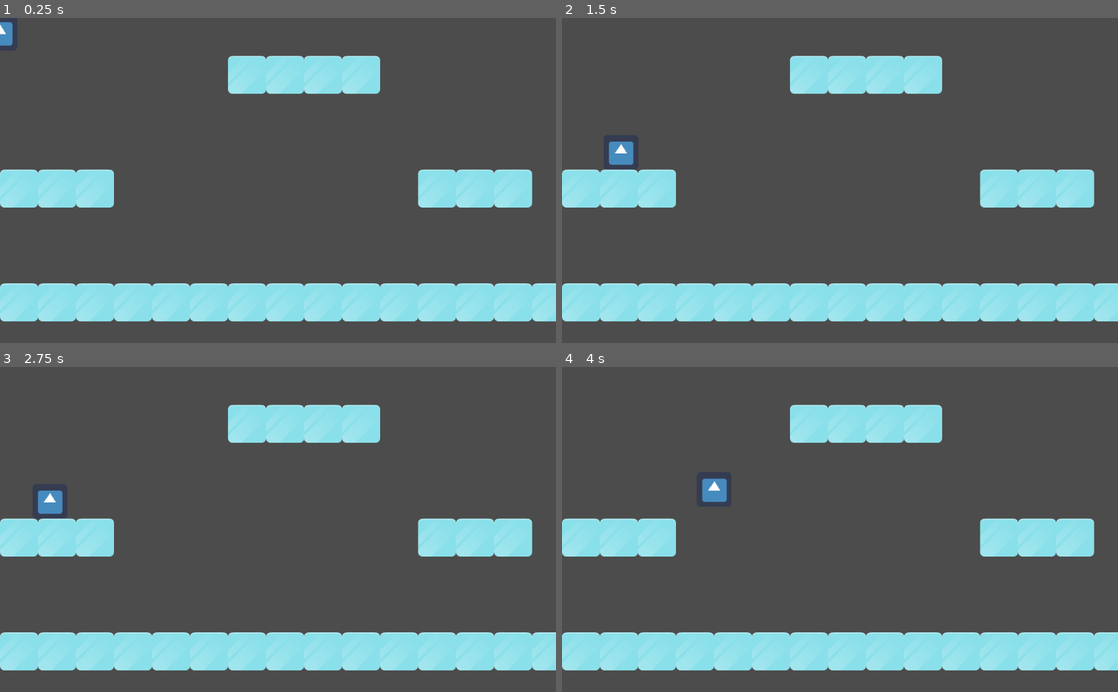
Above: before the commit, frames 1-4 (two rows, left to right).
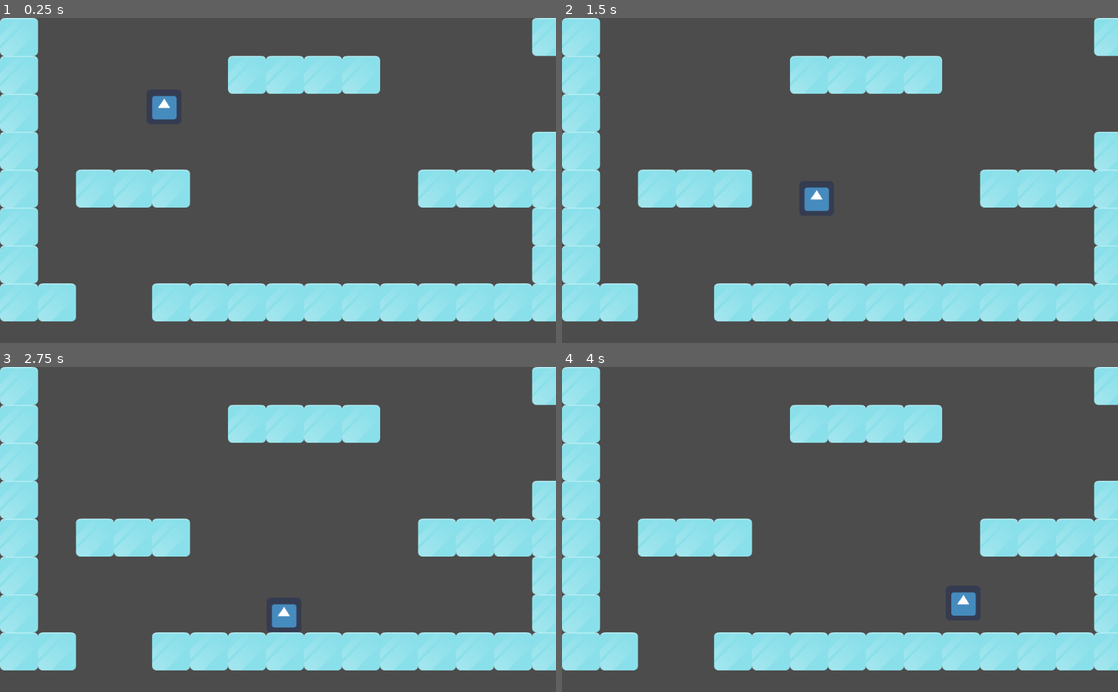
Above: after the commit, the same moments.

Repository: elmartirta/gmtk-game-jam-2020
Game: Godot game, scene res://Main.tscn
The game is run twice, just before and just after one commit, with the same random seed, the same clock (stepped at 60 frames per second) and the same inputs. The engine's default icon, where the game draws it, is replaced by a stand-in: a white triangle on a blue panel in a dark square.
Inputs:
- Up to frame 1 (0.25 s): no input
- Up to frame 2 (1.5 s): hold Right (ui_right) 0.53-1.28 s; hold Left (ui_left) from 1.28 s (still down)
- Up to frame 3 (2.75 s): release Left (ui_left) at 2.03 s; hold Right (ui_right) from 2.03 s (still down)
- Up to frame 4 (4 s): release Right (ui_right) at 2.78 s; hold Up (ui_up) 2.78-3.53 s; hold Left (ui_left) from 3.53 s (still down)

The runs differ from the first frame. In frame 1, 12% of the frame differs, in the area x 0-100%, y 0-94%; in frame 2, 12%; in frame 3, 12%; in frame 4, 12%.

Commit message:
Add walls and a small level to Main

Diff:
--- a/Slippy Slidey/Main.tscn
+++ b/Slippy Slidey/Main.tscn
@@ -21,11 +21,6 @@
 0/tile_mode = 0
 0/occluder_offset = Vector2( 0, 0 )
 0/navigation_offset = Vector2( 0, 0 )
-0/shape_offset = Vector2( 0, 0 )
-0/shape_transform = Transform2D( 1, 0, 0, 1, 0, 0 )
-0/shape = SubResource( 1 )
-0/shape_one_way = false
-0/shape_one_way_margin = 1.0
 0/shapes = [ {
 "autotile_coord": Vector2( 0, 0 ),
 "one_way": false,
@@ -54,6 +49,7 @@
 cell_size = Vector2( 70, 70 )
 cell_quadrant_size = 70
 format = 1
-tile_data = PoolIntArray( 65542, 0, 0, 65543, 0, 0, 65544, 0, 0, 65545, 0, 0, 262144, 0, 0, 262145, 0, 0, 262146, 0, 0, 262155, 0, 0, 262156, 0, 0, 262157, 0, 0, 458752, 0, 0, 458753, 0, 0, 458754, 0, 0, 458755, 0, 0, 458756, 0, 0, 458757, 0, 0, 4587 …(122 unchanged characters)…
+tile_data = PoolIntArray( 0, 0, 0, 14, 0, 0, 65536, 0, 0, 65542, 0, 0, 65543, 0, 0, 65544, 0, 0, 65545, 0, 0, 131072, 0, 0, 196608, 0, 0, 196622, 0, 0, 262144, 0, 0, 262146, 0, 0, 262147, 0, 0, 262148, 0, 0, 262155, 0, 0, 262156, 0, 0, 262157, 0, 0, 262158, 0, 0, 327680, 0, 0, 327694, 0, 0, 393216, 0, 0, 393230, 0, 0, 458752, 0, 0, 458753, 0, 0, 458756, 0, 0, 458757, 0, 0, 4587 …(122 unchanged characters)…
 
 [node name="Player" parent="." instance=ExtResource( 2 )]
+position = Vector2( 302.186, 136.324 )
